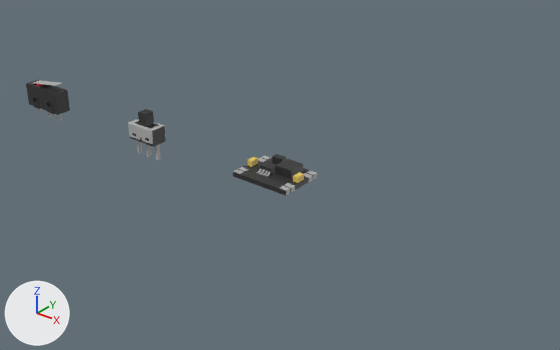
Renders of the Blender file electronics.blend from each side of a commit.
Rendered twice from a camera (50 mm lens) standing at (1.474, -1.816, 1.139) and looking at (-0.06, 0.102, -0.05). The axes (+X, +Y, +Z) are drawn at lower left. The lights are the same throughout.

Script lines for the objects in view, before the commit:
```python
me_cube_001 = bpy.data.meshes.new('Cube.001')
me_cube_001.from_pydata(...)  # 356 vertices, 343 faces; spans x -0.065..0.065, y -0.034..0.034, z -0.07..0.115
# faces by material slot: [177, 166]
me_cube_001.materials.append(mat_plastic)  # black #303030
me_cube_001.materials.append(mat_metal)  # grey #b3b3b3
me_plane = bpy.data.meshes.new('Plane')
me_plane.from_pydata(...)  # 240 vertices, 196 faces; spans x -0.113..0.113, y -0.085..0.085, z -0.001..0.047
# faces by material slot: [24, 12, 160]
me_plane.materials.append(mat_plastic)  # black #303030
me_plane.materials.append(mat_material)  # yellow #e7c95b
me_plane.materials.append(mat_metal)  # grey #b3b3b3
me_plane_002 = bpy.data.meshes.new('Plane.002')
me_plane_002.from_pydata(...)  # 622 vertices, 430 faces; spans x -0.1..0.1, y -0.033..0.033, z -0.045..0.124
# faces by material slot: [286, 130, 14]
me_plane_002.materials.append(mat_plastic)  # black #303030
me_plane_002.materials.append(mat_metal)  # grey #b3b3b3
me_plane_002.materials.append(mat_r)  # red #e72625
ob_micro_switch_b = bpy.data.objects.new('micro switch b', me_plane_002)
ob_micro_switch_b.location = (-1.24, 0.0, -0.048)
_m = ob_micro_switch_b.modifiers.new('EdgeSplit', 'EDGE_SPLIT')
ob_power_switch_a = bpy.data.objects.new('power switch a', me_cube_001)
ob_power_switch_a.location = (-0.625, 0.0, -0.033)
_m = ob_power_switch_a.modifiers.new('EdgeSplit', 'EDGE_SPLIT')
_m.split_angle = 1.58
ob_step_up_convertor = bpy.data.objects.new('step-up convertor', me_plane)
ob_step_up_convertor.location = (0.0, 0.0, 0.0)
```
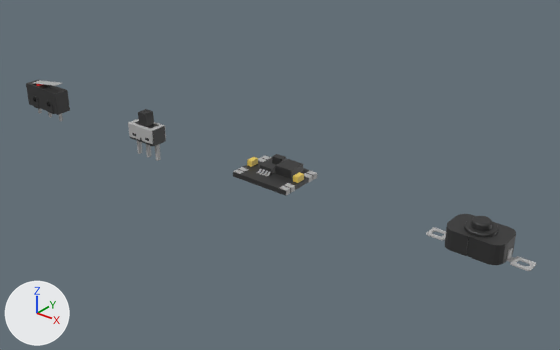
Changed parts and their boxes (x1, y1, x2, y2) in the pictures (560 x 350 px):
```json
{"object": "flashlight switche smd", "change": "added", "after": [426, 214, 536, 271], "on screen": "black", "faces in mat_plastic (black #303030)": [445, 214, 516, 265], "faces in mat_metal (grey #b3b3b3)": [426, 227, 536, 271]}
```

The change, as JSON lines over the scene's bpy script:
```json
{"op": "add", "block": "me_cube_003", "code": ["me_cube_003 = bpy.data.meshes.new('Cube.003')", "me_cube_003.from_pydata(...)  # 698 vertices, 588 faces; spans x -0.156..0.16, y -0.06..0.06, z 0.0..0.092", "# faces by material slot: [404, 184]", "me_cube_003.materials.append(mat_plastic)  # black #303030", "me_cube_003.materials.append(mat_metal)  # grey #b3b3b3"]}
{"op": "add", "block": "ob_flashlight_switche_smd", "code": ["ob_flashlight_switche_smd = bpy.data.objects.new('flashlight switche smd', me_cube_003)", "ob_flashlight_switche_smd.location = (0.736, 0.0, 0.0)"]}
```
